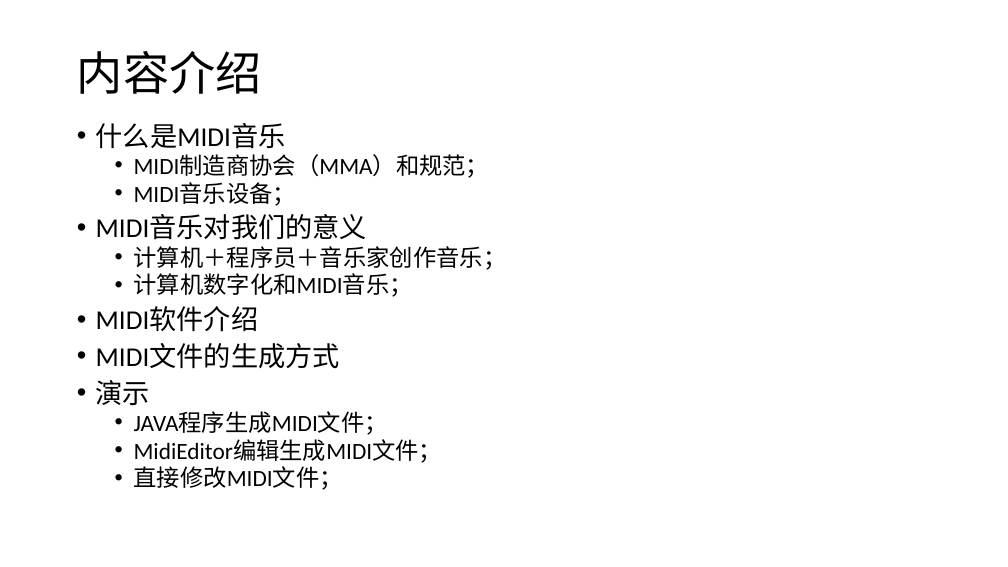
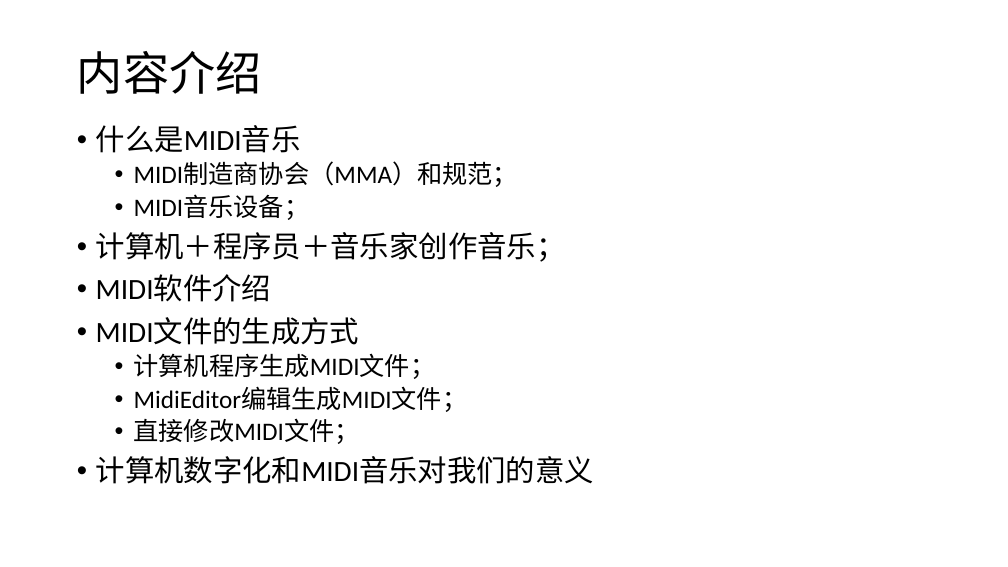
Before and after one commit to huntercao/shared_files, a slide deck: slide 2 of midi/docs/ppt/midi_introduction.pptx. Drawn at 1008x567 pixels with LibreOffice and Linux fonts; fonts in the diff are those of the drawing. Boxes give left, top, right and bottom in pixels: in the first picture for what was removed or moved away, otherwise in the second. Text is boxed around its words. In the diff, an @@ line names an element or a change of style, - is before the commit and + after.

Commit message:
Update PPT.

```diff
--- a/midi/docs/ppt/midi_introduction.pptx
+++ b/midi/docs/ppt/midi_introduction.pptx
@@ text at [96, 125, 566, 444]: size 25.9 to 28 pt in "什么是MIDI音乐", "MIDI软件介绍", "MIDI文件的生成方式"; size 22.2 to 24 pt in "MIDI制造商协会（MMA）和规范；", "MIDI音乐设备；", "MidiEditor编辑生成MIDI文件；", "直接修改MIDI文件；"; size 22.2 to 28 pt in "计算机＋程序员＋音乐家创作音乐；"; line spacing 0.8 to 0.9; list level 2 to 1 in "计算机＋程序员＋音乐家创作音乐；" @@
@@ text at [96, 215, 367, 240]: paragraph removed @@
-• MIDI音乐对我们的意义
@@ text at [134, 273, 413, 297]: paragraph removed @@
-  • 计算机数字化和MIDI音乐；
@@ text at [134, 353, 436, 379]: text changed; size 22.2 to 24 pt @@
-• 演示
-  • JAVA程序生成MIDI文件；
+  • 计算机程序生成MIDI文件；
@@ text at [96, 456, 594, 484]: paragraph added @@
+• 计算机数字化和MIDI音乐对我们的意义
```
Also in this commit, not shown: 7 slides added.
